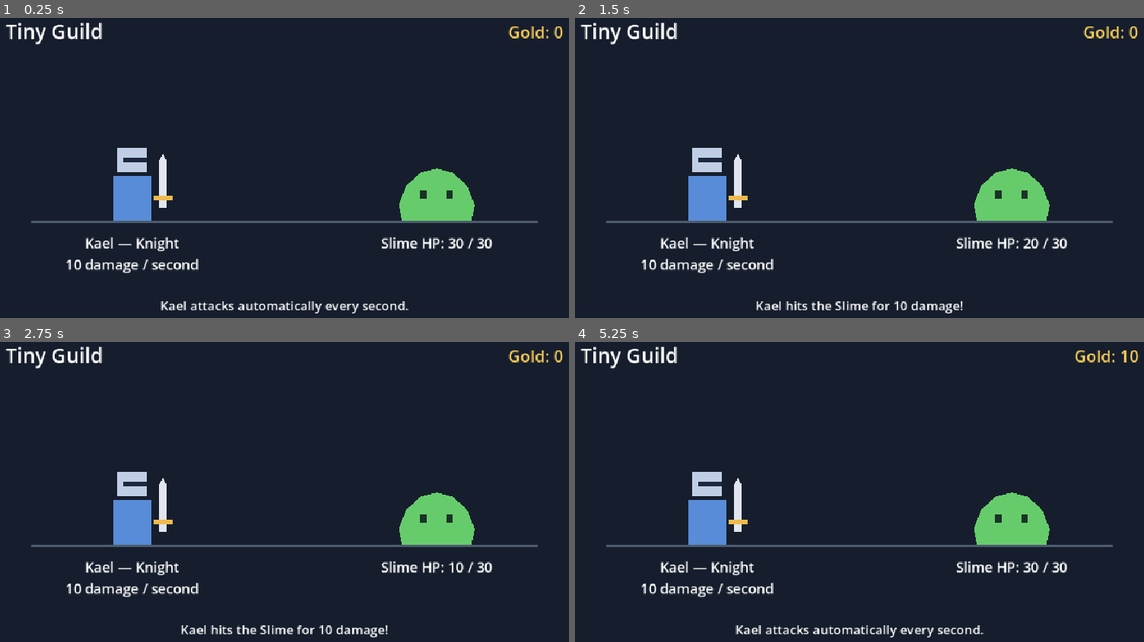
Above: before the commit, frames 1-4 (two rows, left to right).
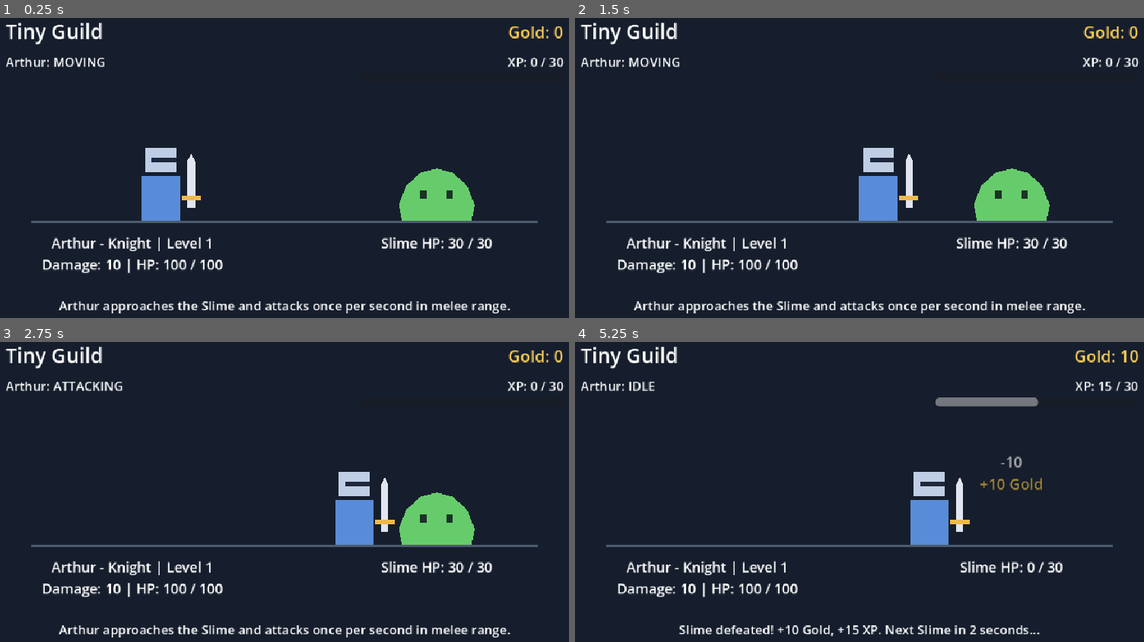
Above: after the commit, the same moments.

Repository: ilkimsevinc/tiny-guild
Game: Godot game, scene res://scenes/main.tscn
Same seed, same stepped clock (60 frames per second), same inputs: the game is played once before the commit and once after it.
Inputs:
- Up to frame 1 (0.25 s): no input
- Up to frame 2 (1.5 s): no input
- Up to frame 3 (2.75 s): no input
- Up to frame 4 (5.25 s): tap Enter at 2.75 s; tap Space at 3.5 s

The runs differ from the first frame. In frame 1, 5.7% of the frame differs, in the area x 1-100%, y 13-99%; in frame 2, 6.5%; in frame 3, 6.6%; in frame 4, 9.2%, in the area x 1-99%, y 13-99%.

Commit message:
Milestone 2: Arthur movement and combat feedback

Diff:
--- /dev/null
+++ b/scenes/arthur.tscn
@@ -0,0 +1,36 @@
+[gd_scene load_steps=3 format=3]
+
+[ext_resource type="Script" path="res://scripts/arthur.gd" id="1"]
+
+[ext_resource type="Script" path="res://scripts/arthur_progression.gd" id="2"]
+
+[node name="Arthur" type="Node2D"]
+script = ExtResource("1")
+
+[node name="Visuals" type="Node2D" parent="."]
+
+[node name="Body" type="Polygon2D" parent="Visuals"]
+polygon = PackedVector2Array(-30, -70, 30, -70, 30, 0, -30, 0)
+color = Color(0.35, 0.55, 0.85, 1)
+
+[node name="Helmet" type="Polygon2D" parent="Visuals"]
+polygon = PackedVector2Array(-24, -115, 24, -115, 24, -76, -24, -76)
+color = Color(0.75, 0.81, 0.9, 1)
+
+[node name="Visor" type="Polygon2D" parent="Visuals"]
+polygon = PackedVector2Array(-14, -100, 24, -100, 24, -92, -14, -92)
+color = Color(0.12, 0.16, 0.24, 1)
+
+[node name="Sword" type="Polygon2D" parent="Visuals"]
+polygon = PackedVector2Array(42, -20, 42, -94, 48, -106, 54, -94, 54, -20)
+color = Color(0.88, 0.9, 0.94, 1)
+
+[node name="SwordGuard" type="Polygon2D" parent="Visuals"]
+polygon = PackedVector2Array(33, -39, 63, -39, 63, -32, 33, -32)
+color = Color(0.94, 0.73, 0.3, 1)
+
+[node name="AttackTimer" type="Timer" parent="."]
+wait_time = 1.0
+
+[node name="Progression" type="Node" parent="."]
+script = ExtResource("2")
--- /dev/null
+++ b/scenes/floating_text.tscn
@@ -0,0 +1,18 @@
+[gd_scene load_steps=2 format=3]
+
+[ext_resource type="Script" path="res://scripts/floating_text.gd" id="1"]
+
+[node name="FloatingText" type="Node2D"]
+z_index = 10
+script = ExtResource("1")
+
+[node name="Label" type="Label" parent="."]
+offset_left = -80.0
+offset_top = -30.0
+offset_right = 80.0
+offset_bottom = 0.0
+mouse_filter = 2
+theme_override_colors/font_outline_color = Color(0.05, 0.07, 0.1, 1)
+theme_override_constants/outline_size = 4
+theme_override_font_sizes/font_size = 24
+horizontal_alignment = 1
--- a/scenes/kael.tscn
+++ /dev/null
@@ -1,29 +0,0 @@
-[gd_scene load_steps=2 format=3]
-
-[ext_resource type="Script" path="res://scripts/kael.gd" id="1"]
-
-[node name="Kael" type="Node2D"]
-script = ExtResource("1")
-
-[node name="Body" type="Polygon2D" parent="."]
-polygon = PackedVector2Array(-30, -70, 30, -70, 30, 0, -30, 0)
-color = Color(0.35, 0.55, 0.85, 1)
-
-[node name="Helmet" type="Polygon2D" parent="."]
-polygon = PackedVector2Array(-24, -115, 24, -115, 24, -76, -24, -76)
-color = Color(0.75, 0.81, 0.9, 1)
-
-[node name="Visor" type="Polygon2D" parent="."]
-polygon = PackedVector2Array(-14, -100, 24, -100, 24, -92, -14, -92)
-color = Color(0.12, 0.16, 0.24, 1)
-
-[node name="Sword" type="Polygon2D" parent="."]
-polygon = PackedVector2Array(42, -20, 42, -94, 48, -106, 54, -94, 54, -20)
-color = Color(0.88, 0.9, 0.94, 1)
-
-[node name="SwordGuard" type="Polygon2D" parent="."]
-polygon = PackedVector2Array(33, -39, 63, -39, 63, -32, 33, -32)
-color = Color(0.94, 0.73, 0.3, 1)
-
-[node name="AttackTimer" type="Timer" parent="."]
-wait_time = 1.0
--- a/scenes/main.tscn
+++ b/scenes/main.tscn
@@ -1,7 +1,7 @@
 [gd_scene load_steps=3 format=3 uid="uid://b8r5lwpndganx"]
 
 [ext_resource type="Script" path="res://scripts/main.gd" id="1"]
-[ext_resource type="PackedScene" path="res://scenes/kael.tscn" id="2"]
+[ext_resource type="PackedScene" path="res://scenes/arthur.tscn" id="2"]
 
 [node name="Main" type="Node2D" unique_id=515317149]
 script = ExtResource("1")
@@ -14,11 +14,14 @@
 polygon = PackedVector2Array(80, 350, 880, 350, 880, 354, 80, 354)
 color = Color(0.3, 0.36, 0.43, 1)
 
-[node name="Kael" parent="." instance=ExtResource("2")]
+[node name="Arthur" parent="." instance=ExtResource("2")]
 position = Vector2(240, 350)
 
 [node name="SlimeSpawn" type="Marker2D" parent="."]
 position = Vector2(720, 350)
+
+[node name="AlternateSlimeSpawn" type="Marker2D" parent="."]
+position = Vector2(300, 350)
 
 [node name="RespawnTimer" type="Timer" parent="."]
 wait_time = 2.0
@@ -41,12 +44,12 @@
 text = "Gold: 0"
 horizontal_alignment = 2
 
-[node name="KaelLabel" type="Label" parent="UI"]
-offset_left = 100.0
+[node name="ArthurLabel" type="Label" parent="UI"]
+offset_left = 40.0
 offset_top = 370.0
-offset_right = 380.0
+offset_right = 440.0
 theme_override_font_sizes/font_size = 22
-text = "Kael — Knight\n10 damage / second"
+text = "Arthur - Knight | Level 1\nDamage: 10 | HP: 100 / 100"
 horizontal_alignment = 1
 
 [node name="SlimeHPLabel" type="Label" parent="UI"]
@@ -63,3 +66,26 @@
 offset_right = 920.0
 theme_override_font_sizes/font_size = 20
 horizontal_alignment = 1
+
+[node name="StateLabel" type="Label" parent="UI"]
+offset_left = 40.0
+offset_top = 85.0
+theme_override_font_sizes/font_size = 20
+text = "Arthur: IDLE"
+
+[node name="XPLabel" type="Label" parent="UI"]
+offset_left = 600.0
+offset_top = 85.0
+offset_right = 920.0
+theme_override_font_sizes/font_size = 20
+text = "XP: 0 / 30"
+horizontal_alignment = 2
+
+[node name="XPBar" type="ProgressBar" parent="UI"]
+offset_left = 600.0
+offset_top = 118.0
+offset_right = 920.0
+offset_bottom = 132.0
+mouse_filter = 2
+max_value = 30.0
+show_percentage = false
--- a/scenes/slime.tscn
+++ b/scenes/slime.tscn
@@ -5,14 +5,16 @@
 [node name="Slime" type="Node2D"]
 script = ExtResource("1")
 
-[node name="Body" type="Polygon2D" parent="."]
+[node name="Visuals" type="Node2D" parent="."]
+
+[node name="Body" type="Polygon2D" parent="Visuals"]
 polygon = PackedVector2Array(-55, 0, -60, -25, -48, -55, -25, -76, 0, -82, 25, -76, 48, -55, 60, -25, 55, 0)
 color = Color(0.4, 0.8, 0.42, 1)
 
-[node name="LeftEye" type="Polygon2D" parent="."]
+[node name="LeftEye" type="Polygon2D" parent="Visuals"]
 polygon = PackedVector2Array(-26, -48, -16, -48, -16, -34, -26, -34)
 color = Color(0.1, 0.2, 0.15, 1)
 
-[node name="RightEye" type="Polygon2D" parent="."]
+[node name="RightEye" type="Polygon2D" parent="Visuals"]
 polygon = PackedVector2Array(16, -48, 26, -48, 26, -34, 16, -34)
 color = Color(0.1, 0.2, 0.15, 1)
--- /dev/null
+++ b/scripts/arthur.gd
@@ -0,0 +1,79 @@
+extends Node2D
+
+signal attacked(target: Node2D, damage: int)
+signal state_changed(state_name: String)
+
+enum State { IDLE, MOVING, ATTACKING }
+
+const MOVE_SPEED: float = 180.0
+const MELEE_RANGE: float = 130.0
+
+var state: State = State.IDLE
+var target: Node2D
+var attack_tween: Tween
+
+@onready var attack_timer: Timer = $AttackTimer
+@onready var visuals: Node2D = $Visuals
+@onready var progression = $Progression
+
+
+func _ready() -> void:
+	attack_timer.timeout.connect(_on_attack_timer_timeout)
+
+
+func set_target(new_target: Node2D) -> void:
+	target = new_target
+	_set_state(State.IDLE)
+
+
+func _physics_process(delta: float) -> void:
+	if not is_instance_valid(target):
+		_set_state(State.IDLE)
+		return
+
+	var offset: Vector2 = target.global_position - global_position
+	if not is_zero_approx(offset.x):
+		visuals.scale.x = signf(offset.x)
+
+	if is_target_in_range():
+		_set_state(State.ATTACKING)
+	else:
+		_set_state(State.MOVING)
+		# Stop at the edge of melee range, even on a slow frame.
+		var distance_to_walk: float = minf(MOVE_SPEED * delta, offset.length() - MELEE_RANGE)
+		global_position += offset.normalized() * distance_to_walk
+
+
+func is_target_in_range() -> bool:
+	return is_instance_valid(target) and global_position.distance_to(target.global_position) <= MELEE_RANGE + 0.01
+
+
+func _set_state(new_state: State) -> void:
+	if state == new_state:
+		return
+	state = new_state
+	if state == State.ATTACKING:
+		attack_timer.start()
+	else:
+		attack_timer.stop()
+	state_changed.emit(State.keys()[state])
+
+
+func _on_attack_timer_timeout() -> void:
+	# Recheck range at impact, not just when starting the timer.
+	if state != State.ATTACKING or not is_target_in_range():
+		return
+	_play_attack_feedback()
+	# Keep the emitted target stable if a listener clears it on death.
+	var attack_target: Node2D = target
+	var attack_damage: int = progression.damage
+	attacked.emit(attack_target, attack_damage)
+
+
+func _play_attack_feedback() -> void:
+	if attack_tween:
+		attack_tween.kill()
+	visuals.position = Vector2.ZERO
+	attack_tween = create_tween()
+	attack_tween.tween_property(visuals, "position:x", 12.0 * visuals.scale.x, 0.08)
+	attack_tween.tween_property(visuals, "position:x", 0.0, 0.14)
--- /dev/null
+++ b/scripts/arthur_progression.gd
@@ -0,0 +1,29 @@
+extends Node
+
+signal stats_changed
+signal leveled_up
+
+var level: int = 1
+var xp: int = 0
+var xp_required: int = 30
+var damage: int = 10
+var max_hp: int = 100
+var current_hp: int = 100
+
+
+func add_xp(amount: int) -> void:
+	if amount <= 0:
+		return
+
+	xp += amount
+	# Carry leftover XP forward, including rewards large enough for several levels.
+	while xp >= xp_required:
+		xp -= xp_required
+		level += 1
+		damage += 2
+		max_hp += 10
+		current_hp = max_hp
+		# Requirements: 30, 45, 65, 90... (each increase grows by 5).
+		xp_required += 5 * (level + 1)
+		leveled_up.emit()
+	stats_changed.emit()
--- /dev/null
+++ b/scripts/floating_text.gd
@@ -0,0 +1,11 @@
+extends Node2D
+
+
+# Presentation only: callers supply text, color, and a spawn position.
+func play(message: String, text_color: Color) -> void:
+	$Label.text = message
+	$Label.modulate = text_color
+	var tween: Tween = create_tween().set_parallel(true)
+	tween.tween_property(self, "position:y", position.y - 45.0, 0.8)
+	tween.tween_property(self, "modulate:a", 0.0, 0.8)
+	tween.chain().tween_callback(queue_free)
--- a/scripts/kael.gd
+++ /dev/null
@@ -1,23 +0,0 @@
-extends Node2D
-
-signal attacked(damage: int)
-
-const ATTACK_DAMAGE: int = 10
-
-@onready var attack_timer: Timer = $AttackTimer
-
-
-func _ready() -> void:
-	attack_timer.timeout.connect(_on_attack_timer_timeout)
-
-
-func start_attacking() -> void:
-	attack_timer.start()
-
-
-func stop_attacking() -> void:
-	attack_timer.stop()
-
-
-func _on_attack_timer_timeout() -> void:
-	attacked.emit(ATTACK_DAMAGE)
--- a/scripts/main.gd
+++ b/scripts/main.gd
@@ -1,21 +1,33 @@
 extends Node2D
 
 const SLIME_SCENE = preload("res://scenes/slime.tscn")
+const FLOATING_TEXT_SCENE = preload("res://scenes/floating_text.tscn")
 const GOLD_PER_SLIME: int = 10
+const XP_PER_SLIME: int = 15
 
 var gold: int = 0
 var slime: Node2D
+var spawn_on_right: bool = true
 
-@onready var kael = $Kael
+@onready var arthur = $Arthur
 @onready var slime_spawn: Marker2D = $SlimeSpawn
+@onready var alternate_spawn: Marker2D = $AlternateSlimeSpawn
 @onready var respawn_timer: Timer = $RespawnTimer
 @onready var gold_label: Label = $UI/GoldLabel
 @onready var hp_label: Label = $UI/SlimeHPLabel
 @onready var status_label: Label = $UI/StatusLabel
+@onready var state_label: Label = $UI/StateLabel
+@onready var arthur_label: Label = $UI/ArthurLabel
+@onready var xp_label: Label = $UI/XPLabel
+@onready var xp_bar: ProgressBar = $UI/XPBar
 
 
 func _ready() -> void:
-	kael.attacked.connect(_on_kael_attacked)
+	arthur.attacked.connect(_on_arthur_attacked)
+	arthur.state_changed.connect(_on_arthur_state_changed)
+	arthur.progression.stats_changed.connect(_update_arthur_stats)
+	arthur.progression.leveled_up.connect(_on_arthur_leveled_up)
+	_update_arthur_stats()
 	respawn_timer.timeout.connect(_spawn_slime)
 	gold_label.text = "Gold: %d" % gold
 	_spawn_slime()
@@ -23,20 +35,37 @@
 
 func _spawn_slime() -> void:
 	slime = SLIME_SCENE.instantiate()
-	slime.position = slime_spawn.position
+	# Alternate sides so every respawn gives Arthur another short walk.
+	slime.position = slime_spawn.position if spawn_on_right else alternate_spawn.position
+	spawn_on_right = not spawn_on_right
 	slime.health_changed.connect(_update_slime_hp)
+	slime.damaged.connect(_on_slime_damaged)
 	slime.died.connect(_on_slime_died)
 	add_child(slime)
 	_update_slime_hp(slime.hp)
-	status_label.text = "Kael attacks automatically every second."
-	# Restart the attack timer so each new Slime gets a full second before a hit.
-	kael.start_attacking()
+	status_label.text = "Arthur approaches the Slime and attacks once per second in melee range."
+	arthur.set_target(slime)
 
 
-func _on_kael_attacked(damage: int) -> void:
-	if is_instance_valid(slime):
-		status_label.text = "Kael hits the Slime for %d damage!" % damage
+func _on_arthur_attacked(target: Node2D, damage: int) -> void:
+	if is_instance_valid(slime) and target == slime and arthur.is_target_in_range():
+		status_label.text = "Arthur hits the Slime for %d damage!" % damage
 		slime.take_damage(damage)
+
+
+func _on_arthur_state_changed(state_name: String) -> void:
+	state_label.text = "Arthur: " + state_name
+
+
+func _on_slime_damaged(amount: int) -> void:
+	_show_floating_text("-%d" % amount, slime.position + Vector2(0, -100), Color.WHITE)
+
+
+func _show_floating_text(message: String, effect_position: Vector2, text_color: Color) -> void:
+	var effect = FLOATING_TEXT_SCENE.instantiate()
+	add_child(effect)
+	effect.position = effect_position
+	effect.play(message, text_color)
 
 
 func _update_slime_hp(current_hp: int) -> void:
@@ -44,10 +73,26 @@
 
 
 func _on_slime_died() -> void:
-	# The Slime frees itself; clear our target while waiting for the next one.
+	var defeated_position: Vector2 = slime.position
+	# Resolve death immediately; the Slime's visual finishes independently.
 	slime = null
-	kael.stop_attacking()
+	arthur.set_target(null)
 	gold += GOLD_PER_SLIME
+	arthur.progression.add_xp(XP_PER_SLIME)
 	gold_label.text = "Gold: %d" % gold
-	status_label.text = "Slime defeated! +10 Gold. Next Slime in 2 seconds..."
+	status_label.text = "Slime defeated! +10 Gold, +15 XP. Next Slime in 2 seconds..."
 	respawn_timer.start()
+	_show_floating_text("+10 Gold", defeated_position + Vector2(0, -65), Color(1, 0.82, 0.35))
+
+func _update_arthur_stats() -> void:
+	var stats = arthur.progression
+	arthur_label.text = "Arthur - Knight | Level %d\nDamage: %d | HP: %d / %d" % [
+		stats.level, stats.damage, stats.current_hp, stats.max_hp
+	]
+	xp_label.text = "XP: %d / %d" % [stats.xp, stats.xp_required]
+	xp_bar.max_value = stats.xp_required
+	xp_bar.value = stats.xp
+
+
+func _on_arthur_leveled_up() -> void:
+	_show_floating_text("LEVEL UP!", arthur.position + Vector2(0, -145), Color(0.5, 0.9, 1))
--- a/scripts/slime.gd
+++ b/scripts/slime.gd
@@ -1,18 +1,52 @@
 extends Node2D
 
 signal health_changed(current_hp: int)
+signal damaged(amount: int)
 signal died
 
 const MAX_HP: int = 30
 var hp: int = MAX_HP
+var feedback_tween: Tween
+
+@onready var visuals: Node2D = $Visuals
+
+
+func _ready() -> void:
+	damaged.connect(_play_hit_feedback)
+	died.connect(_play_death_feedback)
 
 
 func take_damage(amount: int) -> void:
-	if hp <= 0:
+	if hp <= 0 or amount <= 0:
 		return
 
+	var damage_dealt: int = mini(amount, hp)
 	hp = maxi(hp - amount, 0)
 	health_changed.emit(hp)
+	damaged.emit(damage_dealt)
 	if hp == 0:
 		died.emit()
-		queue_free()
+
+
+func _reset_feedback() -> void:
+	if feedback_tween:
+		feedback_tween.kill()
+	visuals.scale = Vector2.ONE
+	visuals.modulate = Color.WHITE
+
+
+func _play_hit_feedback(_amount: int) -> void:
+	_reset_feedback()
+	visuals.modulate = Color(2.0, 2.0, 2.0)
+	visuals.scale = Vector2(1.15, 0.8)
+	feedback_tween = create_tween().set_parallel(true)
+	feedback_tween.tween_property(visuals, "modulate", Color.WHITE, 0.18)
+	feedback_tween.tween_property(visuals, "scale", Vector2.ONE, 0.18)
+
+
+func _play_death_feedback() -> void:
+	_reset_feedback()
+	feedback_tween = create_tween().set_parallel(true)
+	feedback_tween.tween_property(visuals, "scale", Vector2(1.3, 0.1), 0.25)
+	feedback_tween.tween_property(visuals, "modulate:a", 0.0, 0.25)
+	feedback_tween.chain().tween_callback(queue_free)
Renamed: scripts/kael.gd.uid -> scripts/arthur.gd.uid
Not shown, added: scripts/arthur_progression.gd.uid
Not shown, added: scripts/floating_text.gd.uid
Not shown, removed: Tiny_Guild_Game_Design_Document_v0.2.pdf
Not shown, added: Tiny_Guild_Game_Design_Document_v0.6.docx
